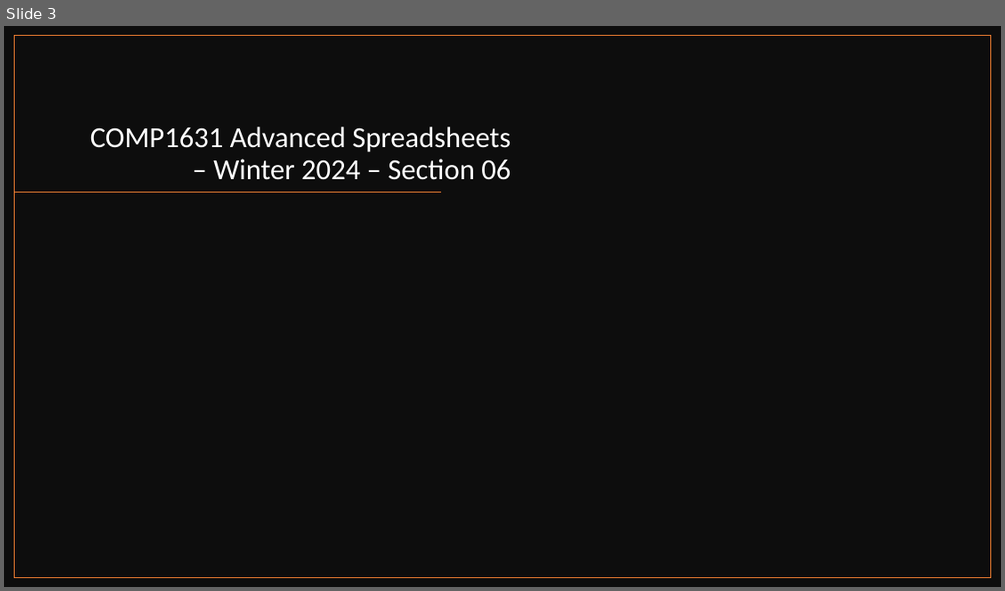
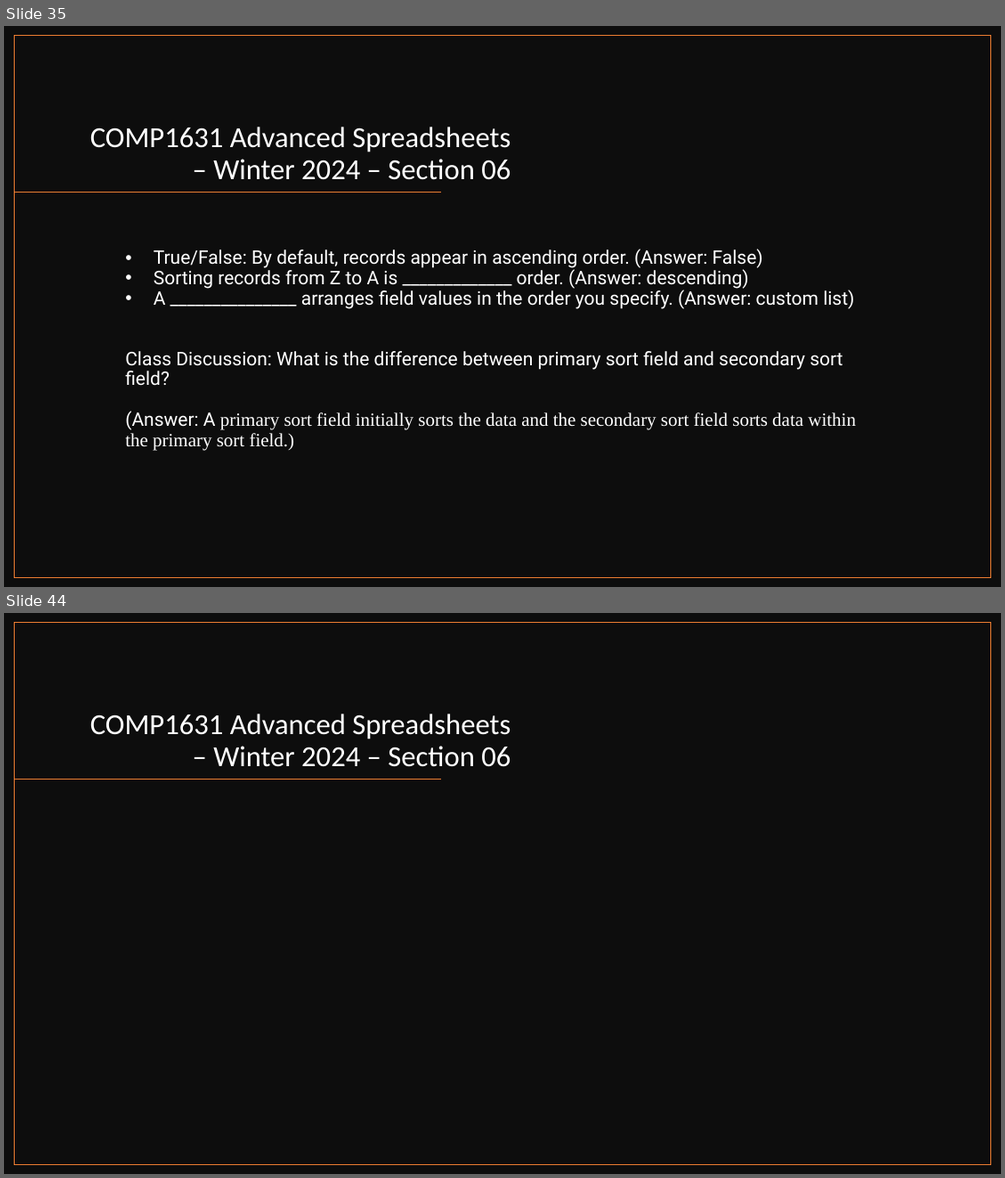
Before and after one commit to muktoakash/Teaching, a slide deck: COMP1631/lecture_4.pptx. Shown one above the other, each under a label of ours: slide 3 before the commit, slides 35 and 44 after it; the slides between them are not shown. The pictures are 1005x591 and 1005x1178 pixels, drawn with LibreOffice and Linux fonts; fonts in the diff are those of the drawing. Boxes give left, top, right and bottom in pixels: in the first picture for what was removed or moved away, otherwise in the second. Text is boxed around its words. In the diff, an @@ line names an element or a change of style, - is before the commit and + after.

```diff
--- a/COMP1631/lecture_4.pptx
+++ b/COMP1631/lecture_4.pptx
@@ slide 35 added at (4,26,1001,587), background #FFFFFF @@
@@ rectangle added at (4,26,1001,587), fill #0D0D0D @@
@@ rectangle added at (15,36,991,578), outline #ED7D31 1 pt @@
@@ title added at (90,127,510,180), 28 pt, text #FFFFFF @@
+COMP1631 Advanced Spreadsheets – Winter 2024 – Section 06
@@ line added from (442, 192) to (15, 192), #ED7D31 1 pt @@
@@ text added at (125,248,856,450), 18 pt, text #FFFFFF @@
+• True/False: By default, records appear in ascending order. (Answer: False)
+• Sorting records from Z to A is _____________ order. (Answer: descending)
+• A _______________ arranges field values in the order you specify. (Answer: custom list)
+Class Discussion: What is the difference between primary sort field and secondary sort field?
+(Answer: A primary sort field initially sorts the data and the secondary sort field sorts data within the primary sort field.)
@@ what was slide 3 is now slide 44 @@
```
Also in this commit, not shown: 2 slides changed, 39 other slides added, 3 other files.
